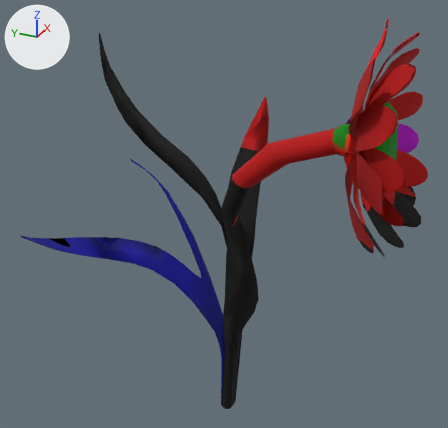
Before and after pictures for a commit that changed the glTF model assets/models/flower_03_daisy.glb.
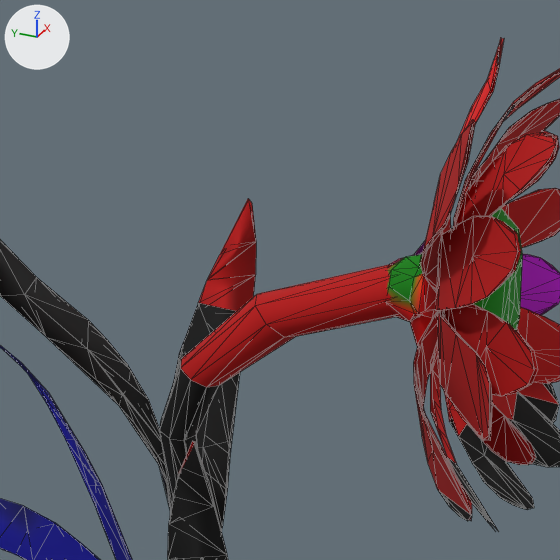
Each version is shown whole from a 50 mm lens placed at (-1.568, -0.481, 1.527), pointed at (0.03, 0.238, 0.728), then close up on the part from 32% to 93% of the width and 0% to 64% of the height. The axes (+X, +Y, +Z) are drawn at upper left. The lights are the same throughout. The first two pictures are the older version. The close-ups show mesh edges as thin lines. Vertices at exactly the same position are counted once.

Names of what the first close-up shows: 'Flower_Leaves', 'Flower_Petals', 'Flower_Stem'.
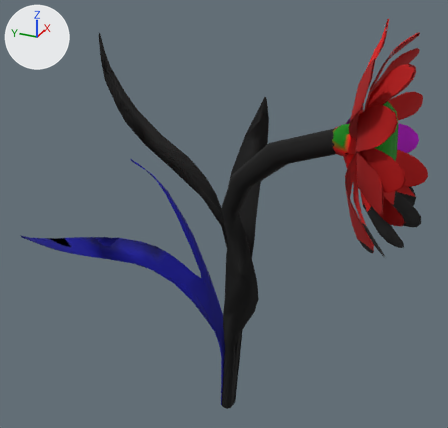
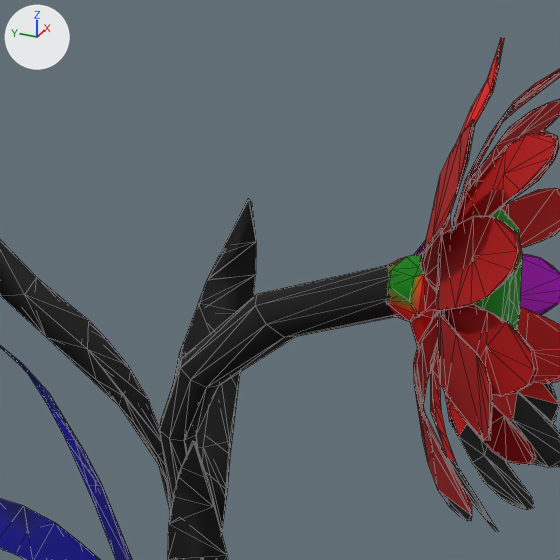
Changed parts and their boxes [x1, y1, x2, y2] in the close-ups (560 x 560 px):
'Flower_Petals', reshaped: before [179, 38, 560, 521]; after [387, 38, 560, 521]
'Flower_Leaves', reshaped: before [0, 240, 240, 560]; after [0, 198, 395, 560]
part 1 of me_flower_leaves, added: after [180, 263, 395, 387]
part 2 of me_flower_leaves, added: after [198, 198, 256, 311]
part 3 of me_flower_leaves, added: after [179, 442, 202, 473]
part 4 of me_flower_petals, deleted (red): before [180, 263, 395, 387]
part 5 of me_flower_petals, deleted (red): before [198, 198, 256, 311]
part 6 of me_flower_petals, deleted: before [179, 442, 194, 473]
part 7 of me_flower_petals, recoloured: [387, 71, 560, 291] in both

Patch to the scene script:
```diff
--- a/assets/models/flower_03_daisy.glb.py
+++ b/assets/models/flower_03_daisy.glb.py
@@ me_flower_leaves @@
 # used by ob_flower_leaves; location = (0.0, 0.0, 0.0)
-me_flower_leaves.from_pydata(...)  # 298 vertices, 483 faces; spans x -0.339..0.316, y 0.043..0.728, z -0.001..1.281
+me_flower_leaves.from_pydata(...)  # 335 vertices, 536 faces; spans x -0.339..0.38, y -0.117..0.728, z 0.003..1.281
+# me_flower_leaves part 1: a new loose piece of 24 vertices spanning x -0.047..0.047, y -0.117..0.191, z 0.85..1.056, in mat_mat_flower_stemleaves
+# me_flower_leaves part 2: 10 vertices added at x 0.33..0.38, y 0.216..0.295, z 0.884..1.018
+# me_flower_leaves part 3: 3 vertices added at x -0.244..-0.243, y 0.073..0.076, z 0.869..0.871
+# other edits to the shape of me_flower_leaves do not show in these pictures
 me_flower_leaves.materials.append(mat_mat_flower_stemleaves)
@@ me_flower_petals @@
 # used by ob_flower_petals; location = (0.0, 0.0, 0.0)
-me_flower_petals.from_pydata(...)  # 964 vertices, 1130 faces; spans x -0.291..0.38, y -0.328..0.302, z 0.81..1.342
+me_flower_petals.from_pydata(...)  # 919 vertices, 1077 faces; spans x -0.291..0.297, y -0.328..-0.078, z 0.81..1.342
+# me_flower_petals part 4: the loose piece of 24 vertices spanning x -0.047..0.047, y -0.117..0.191, z 0.85..1.056 is deleted
+# me_flower_petals part 5: the loose piece of 13 vertices spanning x 0.304..0.38, y 0.209..0.302, z 0.836..1.018 is deleted
+# me_flower_petals part 6: the loose piece of 3 vertices spanning x -0.245..-0.244, y 0.074..0.096, z 0.818..0.871 is deleted
+# me_flower_petals part 7: 521 kept faces spanning x -0.291..0.297, y -0.328..-0.078, z 0.811..1.304 get new vertex colours
+# other edits to the shape of me_flower_petals do not show in these pictures
 me_flower_petals.materials.append(mat_mat_flower_petals)
```
